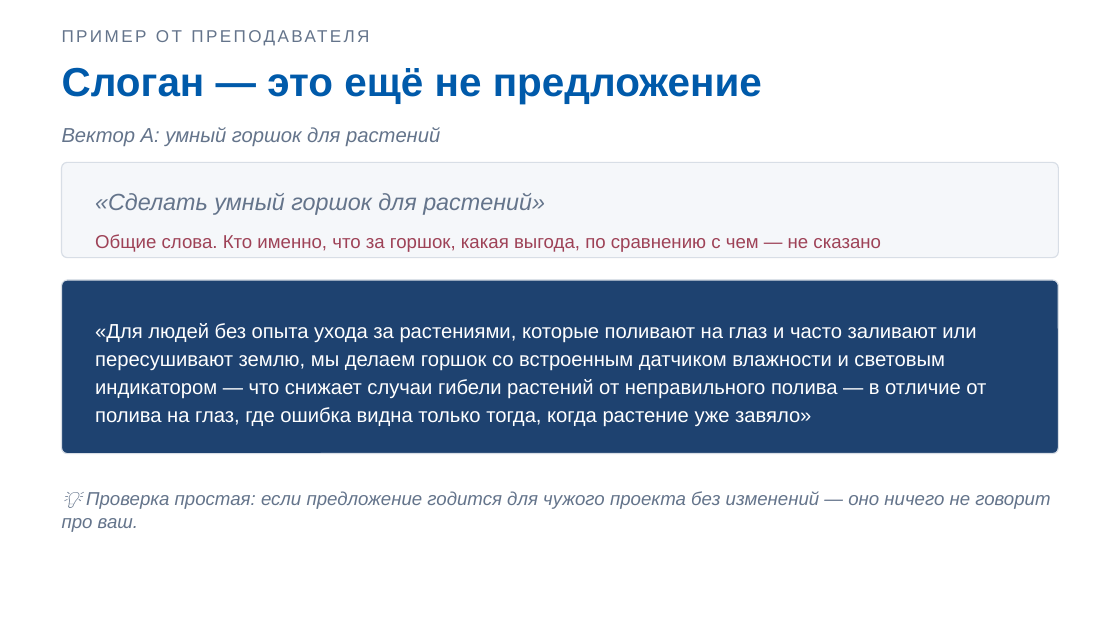
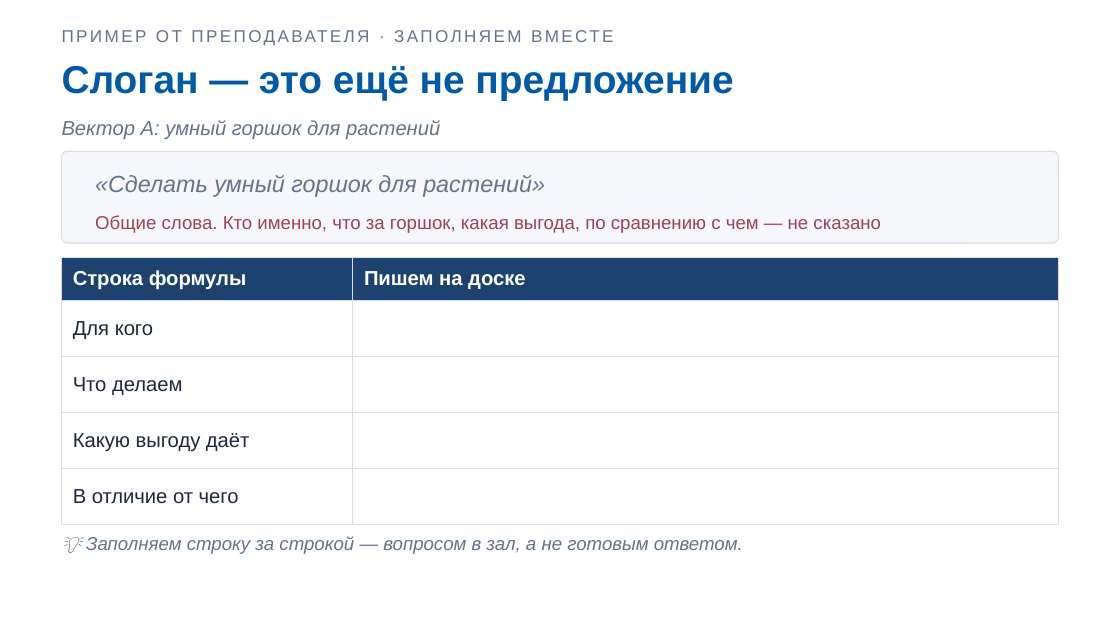
Before and after one commit to DimaMuhannad/OPD, a slide deck: slide 4 of zanyatiya/Zanyatie_02_Praktika1_Slaydy.pptx. Drawn at 1120x630 pixels with LibreOffice and Linux fonts; fonts in the diff are those of the drawing. Boxes give left, top, right and bottom in pixels: in the first picture for what was removed or moved away, otherwise in the second. Text is boxed around its words. In the diff, an @@ line names an element or a change of style, - is before the commit and + after.

```diff
--- a/zanyatiya/Zanyatie_02_Praktika1_Slaydy.pptx
+++ b/zanyatiya/Zanyatie_02_Praktika1_Slaydy.pptx
@@ text at (62, 22, 1058, 49): text changed @@
-ПРИМЕР ОТ ПРЕПОДАВАТЕЛЯ
+ПРИМЕР ОТ ПРЕПОДАВАТЕЛЯ · ЗАПОЛНЯЕМ ВМЕСТЕ
@@ text "Слоган — это ещё не ..." at (62, 66, 733, 100): size 26 to 25 pt @@
@@ text "Вектор А: умный горшок для ...": place and size @@
-text "Вектор А: умный горшок для ..." at (62, 127, 440, 146)
+text "Вектор А: умный горшок для ..." at (62, 120, 440, 139)
@@ rounded rectangle: place and size @@
-rounded rectangle at (62, 162, 1058, 258)
+rounded rectangle at (62, 151, 1058, 243)
@@ rounded rectangle at (62, 151, 1058, 243): proportions changed @@
@@ text "«Сделать умный горшок для растений»": place and size @@
-text "«Сделать умный горшок для растений»" at (95, 193, 545, 215)
+text "«Сделать умный горшок для растений»" at (95, 175, 545, 197)
@@ text "Общие слова. Кто именно, что ...": place and size @@
-text "Общие слова. Кто именно, что ..." at (95, 234, 881, 252)
+text "Общие слова. Кто именно, что ..." at (95, 215, 881, 233)
@@ table added at (62, 258, 1058, 508), 5 rows, 2 columns @@
+Строка формулы | Пишем на доске
+Для кого | 
+Что делаем | 
+Какую выгоду даёт | 
+В отличие от чего | 
@@ rounded rectangle removed at (62, 280, 1058, 454) @@
@@ text removed at (95, 323, 986, 427) @@
-«Для людей без опыта ухода за растениями, которые поливают на глаз и часто заливают или пересушивают землю, мы делаем горшок со встроенным датчиком влажности и световым индикатором — что снижает случаи гибели растений от неправильного полива — в отличие от полива на глаз, где ошибка видна только тогда, когда растение уже завяло»
@@ text removed at (62, 491, 1050, 532) @@
-💡 Проверка простая: если предложение годится для чужого проекта без изменений — оно ничего не говорит про ваш.
@@ text added at (86, 536, 743, 554), 12 pt, text #64748B, italic @@
+💡 Заполняем строку за строкой — вопросом в зал, а не готовым ответом.
```
Also in this commit, not shown: 2 other slides changed, 3 other files.
